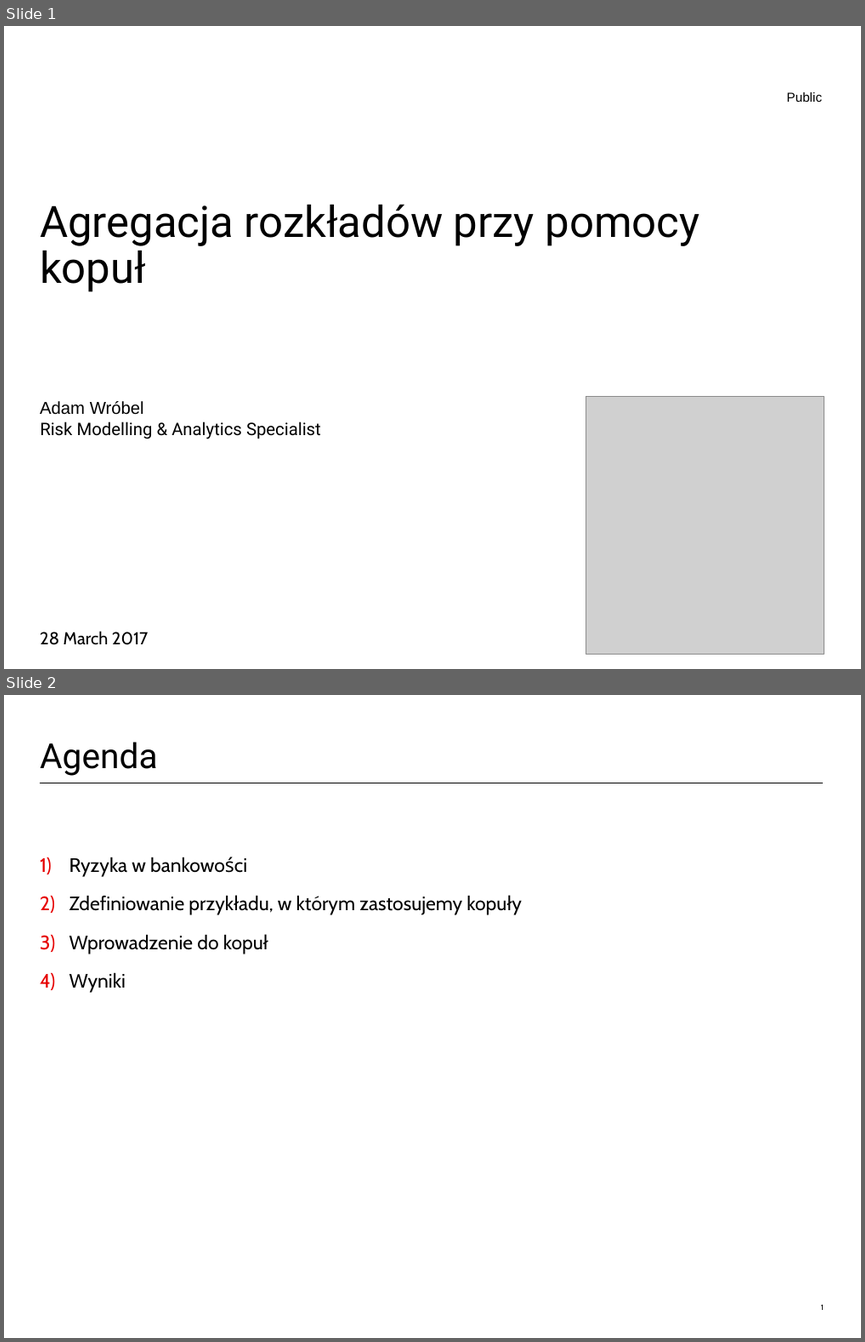
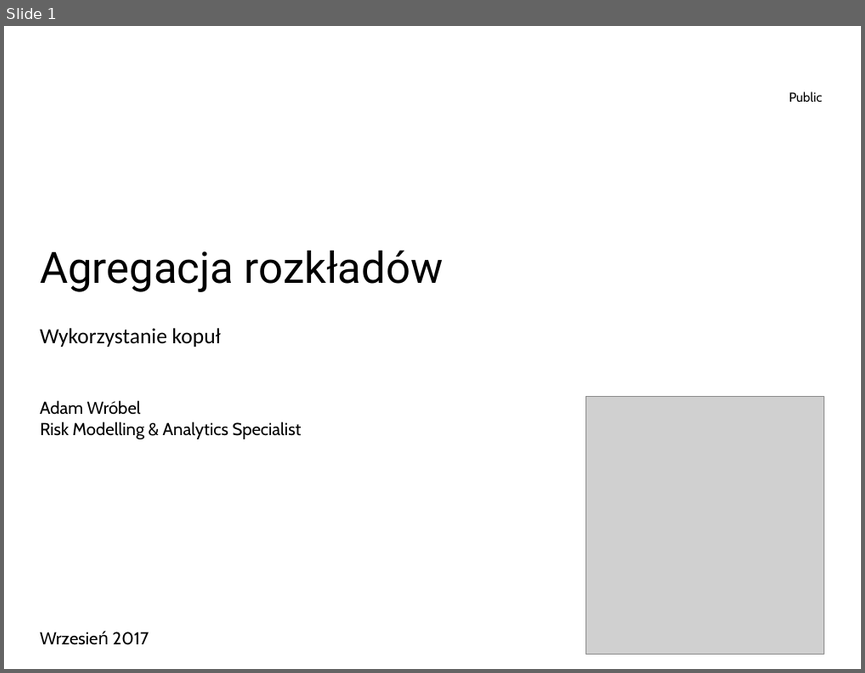
Before and after one commit to AdamWrobel/R_users_meetups, a slide deck: Why_R_2017/Agregacja_ryzyka_kopule_UBS.pptx. Shown one above the other, each under a label of ours: slides 1 and 2 before the commit, slide 1 after it. The pictures are 865x1342 and 865x673 pixels, drawn with LibreOffice and Linux fonts; fonts in the diff are those of the drawing; grey boxes stand for pictures; background and template pictures are left out. Boxes give left, top, right and bottom in pixels: in the first picture for what was removed or moved away, otherwise in the second. Text is boxed around its words. In the diff, an @@ line names an element or a change of style, - is before the commit and + after.

```diff
--- a/Why_R_2017/Agregacja_ryzyka_kopule_UBS.pptx
+++ b/Why_R_2017/Agregacja_ryzyka_kopule_UBS.pptx
@@ slide 2 removed at (x1=4, y1=695, x2=861, y2=1338), background #FFFFFF @@
@@ title removed at (x1=40, y1=742, x2=158, y2=776) @@
-Agenda
@@ line removed from (40, 783) to (823, 783) @@
@@ text removed at (x1=69, y1=857, x2=462, y2=993) @@
-1) Ryzyka w bankowości
-2) Zdefiniowanie przykładu, w którym zastosujemy kopuły
-3) Wprowadzenie do kopuł
-4) Wyniki
@@ page number removed at (x1=821, y1=1304, x2=823, y2=1310) @@
-1
@@ slide 1 changed as well @@
@@ text "Public" at (x1=789, y1=91, x2=822, y2=102): font Arial to Cabin @@
@@ title at (x1=40, y1=250, x2=443, y2=292): text changed @@
-Agregacja rozkładów przy pomocy kopuł
+Agregacja rozkładów
@@ text added at (x1=40, y1=328, x2=221, y2=346), 20 pt, text #000000 @@
+Wykorzystanie kopuł
@@ subtitle "Adam Wróbel" at (x1=40, y1=400, x2=141, y2=414): font Arial to Cabin @@
@@ text "Risk Modelling & Analytics Specialist" at (x1=40, y1=421, x2=302, y2=439): font Roboto to Cabin; more space between paragraphs @@
@@ text at (x1=40, y1=630, x2=149, y2=645): text changed @@
-28 March 2017
+Wrzesień 2017
```
Also in this commit, not shown: 12 other slides changed, 9 slides added, 2 other slides removed.
